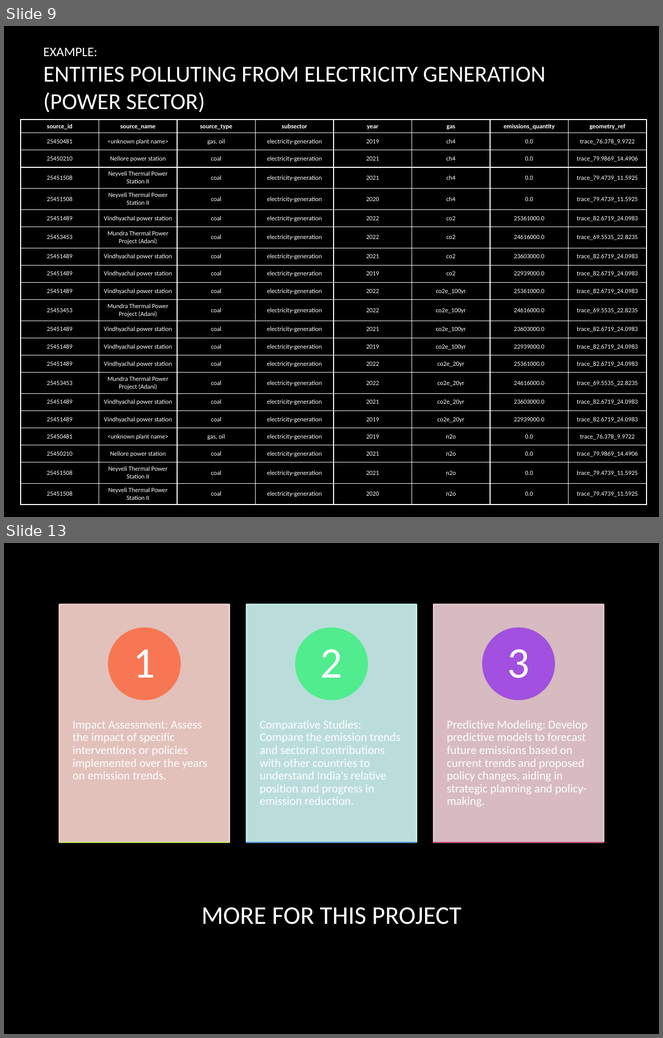
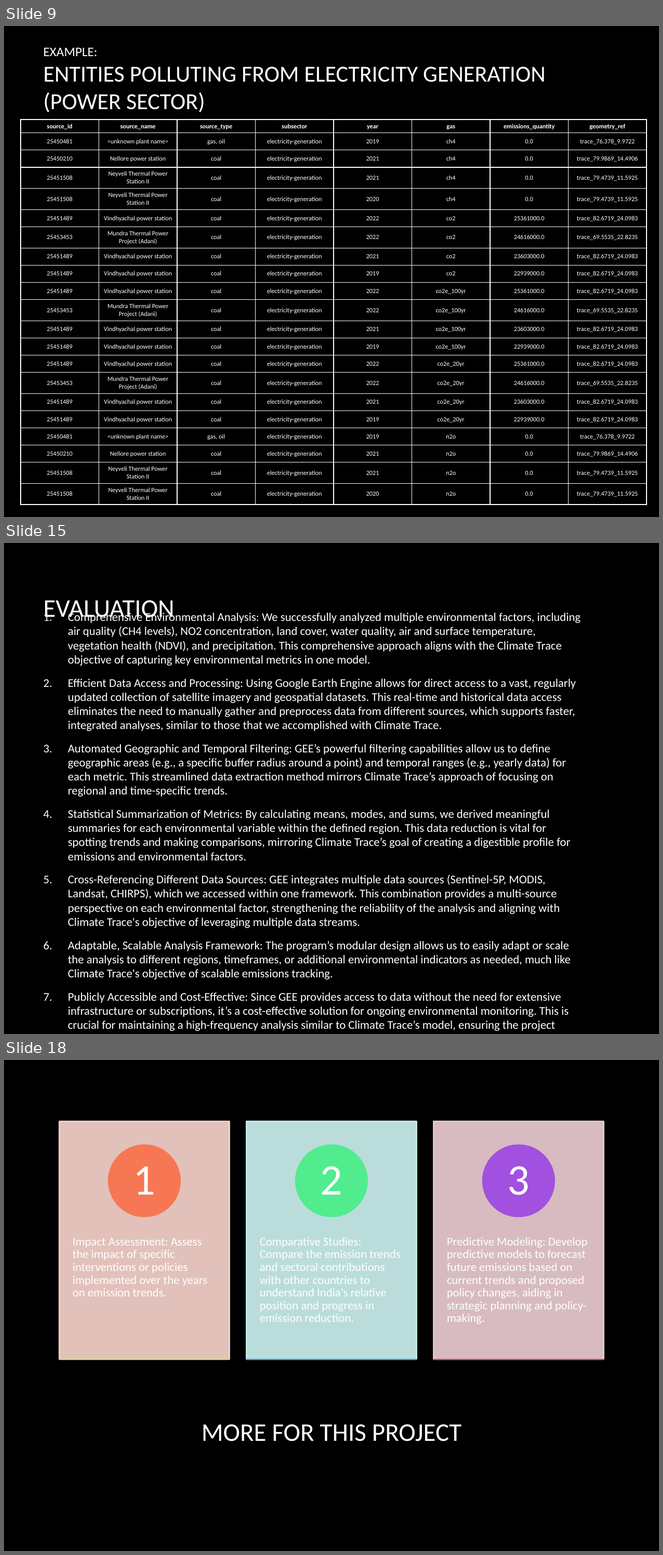
Before and after one commit to kruzee07/projects, a slide deck: Exploratory Data Analysis/assets/Internship Report.pptx. Shown one above the other, each under a label of ours: slides 9 and 13 before the commit, slides 9, 15 and 18 after it; the slides between them are not shown. The pictures are 663x1038 and 663x1555 pixels, drawn with LibreOffice and Linux fonts; fonts in the diff are those of the drawing; background and template pictures are left out. Boxes give left, top, right and bottom in pixels: in the first picture for what was removed or moved away, otherwise in the second. Text is boxed around its words. In the diff, an @@ line names an element or a change of style, - is before the commit and + after.

```diff
--- a/Exploratory Data Analysis/assets/Internship Report.pptx
+++ b/Exploratory Data Analysis/assets/Internship Report.pptx
@@ slide 15 added at box(4, 543, 659, 1034), background picture (left out) @@
@@ title added at box(44, 600, 175, 623), 28 pt, text #FFFFFF @@
+EVALUATION
@@ text added at box(68, 626, 576, 1031), 12.9 pt, text #FFFFFF @@
+1. Comprehensive Environmental Analysis: We successfully analyzed multiple environmental factors, including air quality (CH4 levels), NO2 concentration, land cover, water quality, air and surface temperature, vegetation health (NDVI), and precipitation. This comprehensive approach aligns with the Climate Trace objective of capturing key environmental metrics in one model.
+2. Efficient Data Access and Processing: Using Google Earth Engine allows for direct access to a vast, regularly updated collection of satellite imagery and geospatial datasets. This real-time and historical data access eliminates the need to manually gather and preprocess data from different sources, which supports faster, integrated analyses, similar to those that we accomplished with Climate Trace.
+3. Automated Geographic and Temporal Filtering: GEE’s powerful filtering capabilities allow us to define geographic areas (e.g., a specific buffer radius around a point) and temporal ranges (e.g., yearly data) for each metric. This streamlined data extraction method mirrors Climate Trace’s approach of focusing on regional and time-specific trends.
+4. Statistical Summarization of Metrics: By calculating means, modes, and sums, we derived meaningful summaries for each environmental variable within the defined region. This data reduction is vital for spotting trends and making comparisons, mirroring Climate Trace’s goal of creating a digestible profile for emissions and environmental factors.
+5. Cross-Referencing Different Data Sources: GEE integrates multiple data sources (Sentinel-5P, MODIS, Landsat, CHIRPS), which we accessed within one framework. This combination provides a multi-source perspective on each environmental factor, strengthening the reliability of the analysis and aligning with Climate Trace's objective of leveraging multiple data streams.
+6. Adaptable, Scalable Analysis Framework: The program’s modular design allows us to easily adapt or scale the analysis to different regions, timeframes, or additional environmental indicators as needed, much like Climate Trace's objective of scalable emissions tracking.
+7. Publicly Accessible and Cost-Effective: Since GEE provides access to data without the need for extensive infrastructure or subscriptions, it’s a cost-effective solution for ongoing environmental monitoring. This is crucial for maintaining a high-frequency analysis similar to Climate Trace’s model, ensuring the project remains accessible and sustainable.
@@ what was slide 13 is now slide 18 @@
```
Also in this commit, not shown: 5 other slides added, 1 slide removed, 37 other files.
